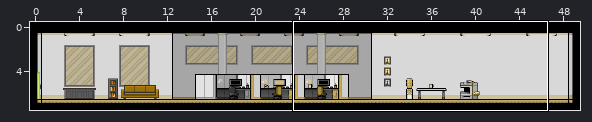
Two versions of a level (Tiled map, assets/Prueba_Mapa/prueba_planta_1_amarilla.tmx). Above: a wide view before the commit, with the close-up outlined.
Close-up. Before:
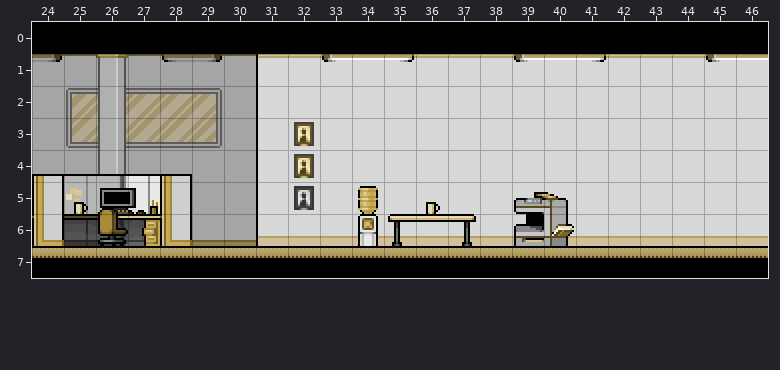
Cells are 16x16 px. Shown: x 24..46, y 0..7.
After the commit:
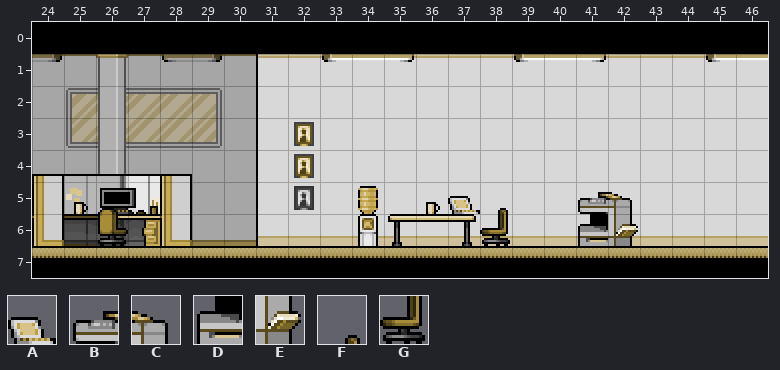
Key: from "tiles_objects_yellow": A 11 flipped left-right, B 26, C 27, D 40, E 41, F 82, G 96.
_ is an empty cell.
Log entry: npcs puestos en todas las plantas (excepto jefe)
Diff:
Layer "Furniture":
y 5: x 37 _ -> A; x 39..42 BC__ -> __BC
y 6: x 39..42 DE__ -> __DE
Layer "Chairs":
y 5: x 38 _ -> F
y 6: x 38 _ -> G
